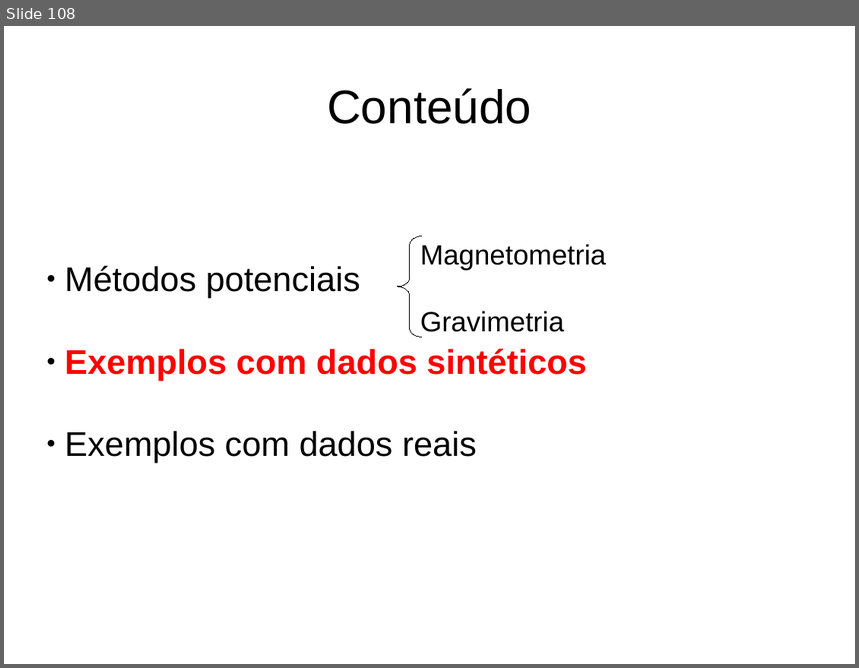
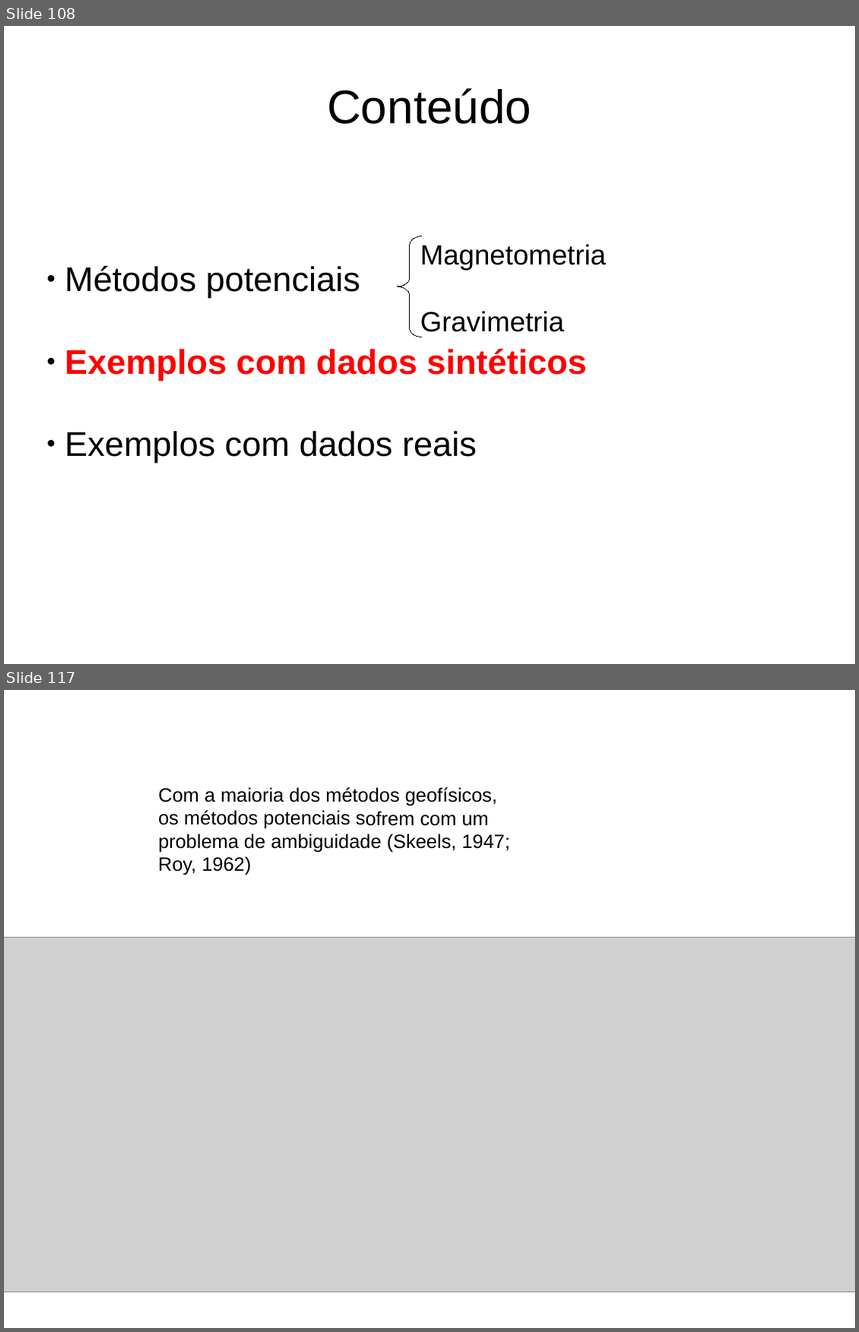
Before and after one commit to birocoles/UFRRJ-SEGEO2017, a slide deck: presentation/SEGEO2017.odp. Shown one above the other, each under a label of ours: slide 108 before the commit, slides 108 and 117 after it; the slides between them are not shown. The pictures are 859x668 and 859x1332 pixels, drawn with LibreOffice and Linux fonts; fonts in the diff are those of the drawing; grey boxes stand for pictures. Boxes give left, top, right and bottom in pixels: in the first picture for what was removed or moved away, otherwise in the second. Text is boxed around its words. In the diff, an @@ line names an element or a change of style, - is before the commit and + after.

```diff
--- a/presentation/SEGEO2017.odp
+++ b/presentation/SEGEO2017.odp
@@ slide 117 added at [4, 690, 855, 1328], background #FFFFFF @@
@@ text added at [158, 787, 511, 875], 18 pt, text #000000 @@
+Com a maioria dos métodos geofísicos, os métodos potenciais sofrem com um problema de ambiguidade (Skeels, 1947; Roy, 1962)
@@ picture added at [4, 937, 855, 1293] @@
```
Also in this commit, not shown: 1 slide changed, 11 other slides added, 17 other files.
